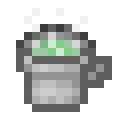
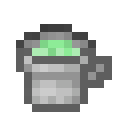
Layered file, before and after one edit (128px x 128px). Changes by layer:
hid "Brilho/Contraste 1", painted on it over bbox(24, 8, 88, 56)
"Camada 2": opacity 60% → 86%, painted on it over bbox(32, 40, 80, 56)
